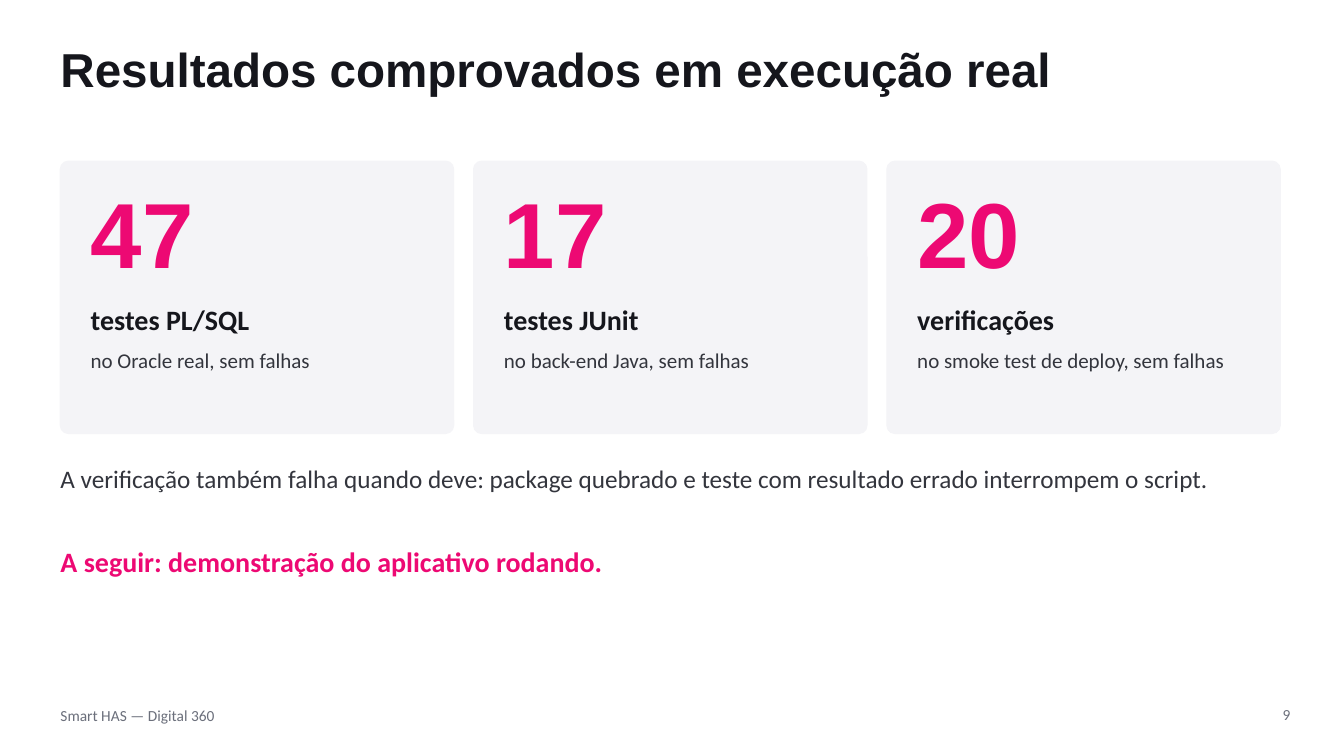
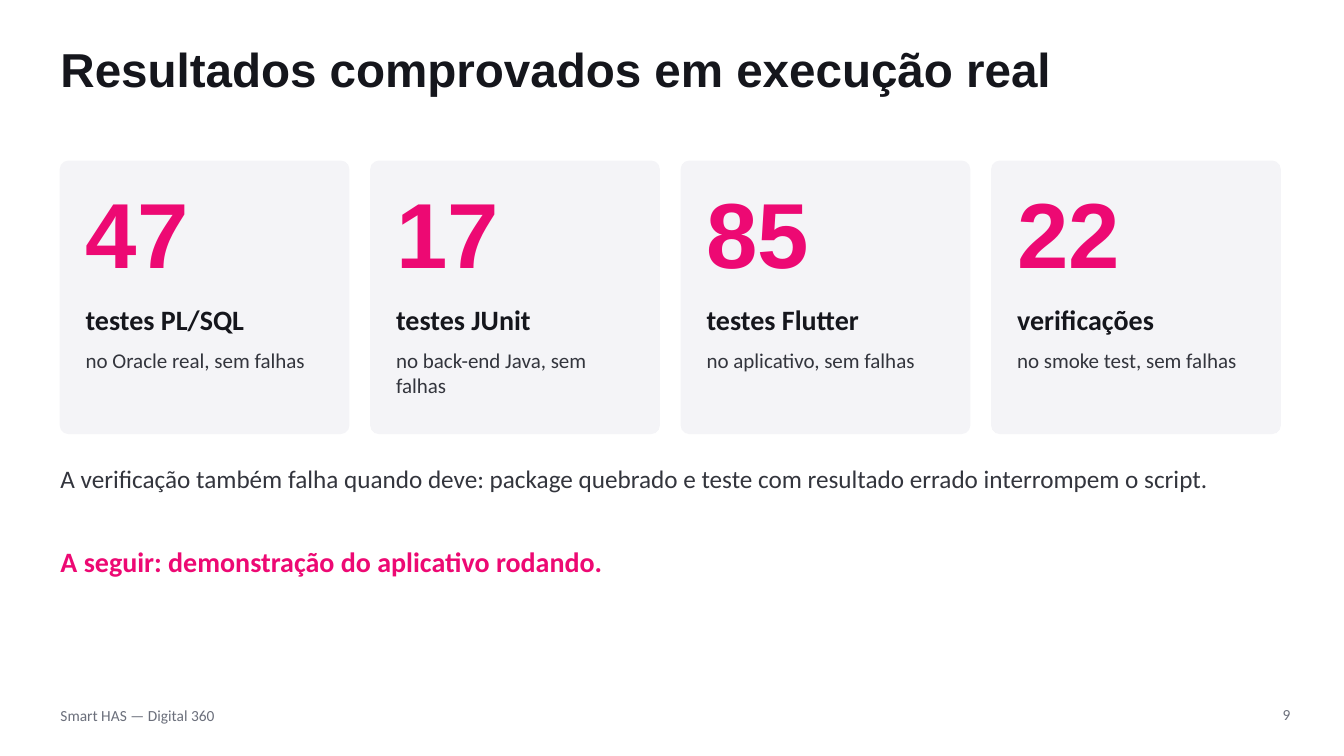
Before and after one commit to DevRafonalde/digital360_flutter, a slide deck: slide 9 of docs/fase7/SLIDES.pptx. Drawn at 1344x756 pixels with LibreOffice and Linux fonts; fonts in the diff are those of the drawing. Boxes give left, top, right and bottom in pixels: in the first picture for what was removed or moved away, otherwise in the second. Text is boxed around its words. In the diff, an @@ line names an element or a change of style, - is before the commit and + after.

```diff
--- a/docs/fase7/SLIDES.pptx
+++ b/docs/fase7/SLIDES.pptx
@@ rounded rectangle resized from (x1=60, y1=161, x2=454, y2=434) to (x1=60, y1=161, x2=349, y2=434) @@
@@ text "47" moved from (x1=91, y1=204, x2=194, y2=268) to (x1=86, y1=204, x2=189, y2=268) @@
@@ rounded rectangle resized from (x1=474, y1=161, x2=867, y2=434) to (x1=371, y1=161, x2=659, y2=434) @@
@@ text "17" moved from (x1=504, y1=204, x2=607, y2=268) to (x1=396, y1=204, x2=499, y2=268) @@
@@ rounded rectangle added at (x1=682, y1=161, x2=970, y2=434), fill #F4F4F7, outline #F4F4F7 1 pt @@
@@ rounded rectangle resized from (x1=887, y1=161, x2=1280, y2=434) to (x1=992, y1=161, x2=1280, y2=434) @@
@@ text added at (x1=707, y1=203, x2=810, y2=269), 66 pt, text #ED0973, bold @@
+85
@@ text removed at (x1=917, y1=203, x2=1020, y2=269) @@
-20
@@ text added at (x1=1017, y1=203, x2=1120, y2=268), 66 pt, text #ED0973, bold @@
+22
@@ text "testes PL/SQL" moved from (x1=91, y1=310, x2=249, y2=334) to (x1=86, y1=310, x2=244, y2=334) @@
@@ text "testes JUnit" moved from (x1=504, y1=310, x2=638, y2=331) to (x1=396, y1=310, x2=530, y2=331) @@
@@ text added at (x1=707, y1=310, x2=859, y2=331), 20 pt, text #15161C, bold @@
+testes Flutter
@@ text "verificações" moved from (x1=917, y1=310, x2=1054, y2=335) to (x1=1017, y1=310, x2=1154, y2=335) @@
@@ text "no Oracle real, sem falhas" moved from (x1=91, y1=353, x2=310, y2=371) to (x1=86, y1=353, x2=305, y2=371) @@
@@ text "no back-end Java, sem falhas" rewrapped from (x1=504, y1=353, x2=749, y2=371) to (x1=396, y1=353, x2=586, y2=393) @@
@@ text added at (x1=707, y1=353, x2=914, y2=372), 15 pt, text #33353D @@
+no aplicativo, sem falhas
@@ text at (x1=1017, y1=353, x2=1236, y2=371): text changed @@
-no smoke test de deploy, sem falhas
+no smoke test, sem falhas
```
Also in this commit, not shown: 4 other files.
